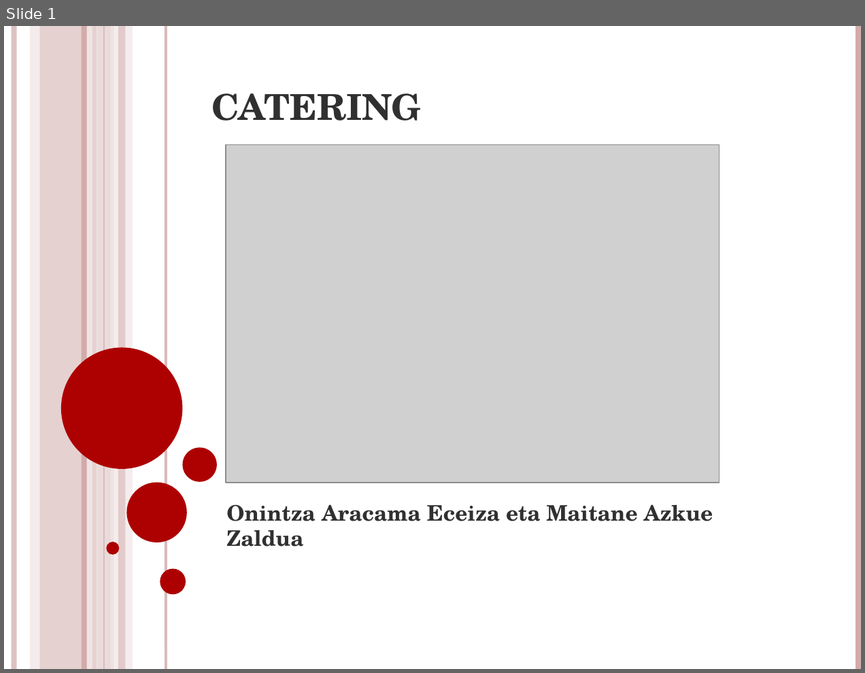
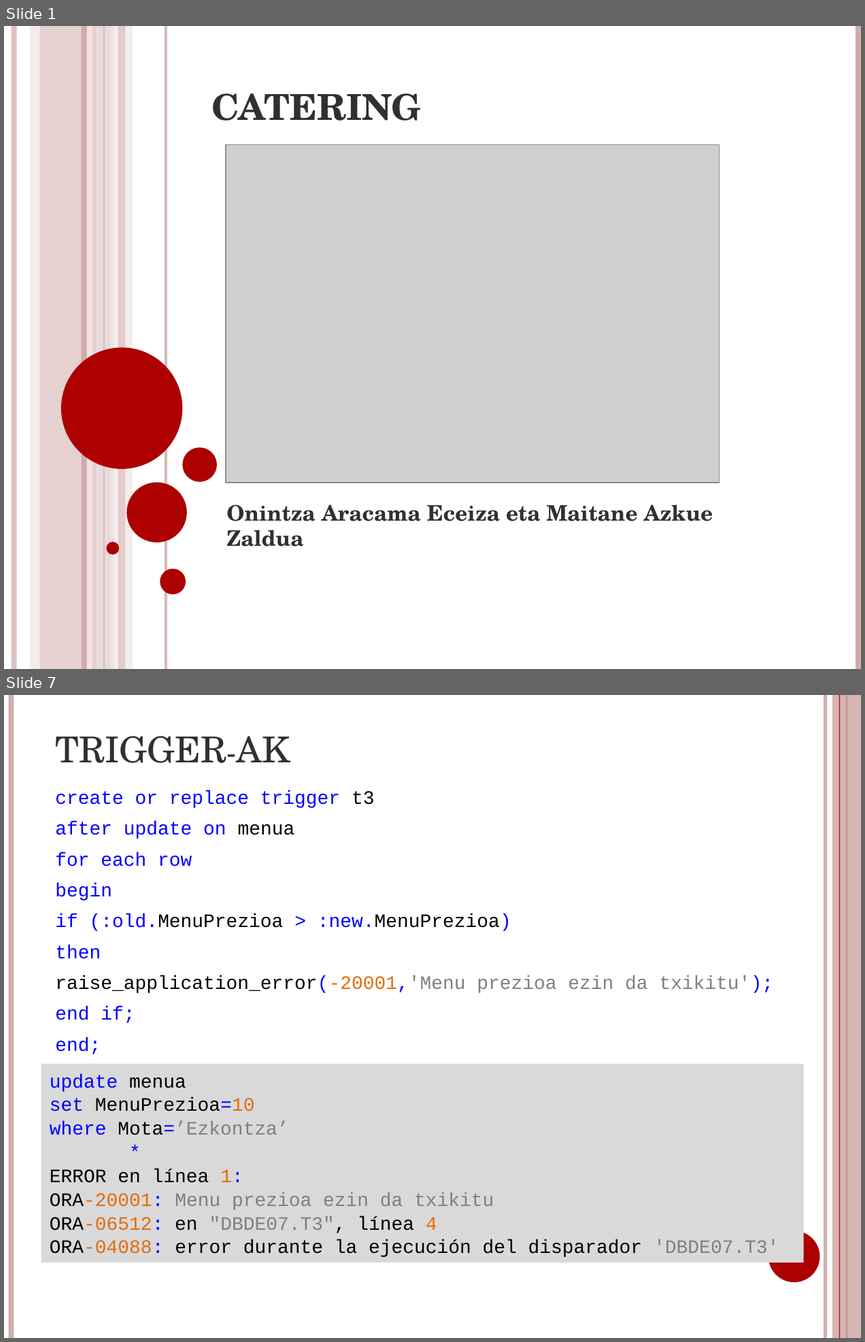
Before and after one commit to mazkue004/wso001m004, a slide deck: ikasleak/DBD/CATERING.pptx. Shown one above the other, each under a label of ours: slide 1 before the commit, slides 1 and 7 after it; the slides between them are not shown. The pictures are 865x673 and 865x1342 pixels, drawn with LibreOffice and Linux fonts; fonts in the diff are those of the drawing; grey boxes stand for pictures. Boxes give left, top, right and bottom in pixels: in the first picture for what was removed or moved away, otherwise in the second. Text is boxed around its words. In the diff, an @@ line names an element or a change of style, - is before the commit and + after.

```diff
--- a/ikasleak/DBD/CATERING.pptx
+++ b/ikasleak/DBD/CATERING.pptx
@@ slide 7 added at [4,695,861,1338], background #FFFFFF @@
@@ line added from (11, 695) to (11, 1338), #D3ABAB 4.5 pt @@
@@ line added from (825, 695) to (825, 1338), #D3ABAB 3 pt @@
@@ rectangle added at [832,695,861,1338], fill #D3ABAB at 87% opacity @@
@@ line added from (839, 695) to (839, 1338), #AD0101 0.75 pt @@
@@ line added from (847, 695) to (847, 1338), #AD0101 1.5 pt @@
@@ title added at [55,736,290,763], 30 pt, text #303030, small capitals @@
+TRIGGER-AK
@@ text added at [55,790,773,1054], 16 pt, text #0000FF @@
+create or replace trigger t3
+after update on menua
+for each row
+begin
+if (:old.MenuPrezioa > :new.MenuPrezioa)
+then
+raise_application_error(-20001,'Menu prezioa ezin da txikitu');
+end if;
+end;
@@ rectangle added at [41,1064,804,1262], fill #D9D9D9, 16 pt, text #000000 @@
+update menua
+set MenuPrezioa=10
+where Mota=’Ezkontza’
+*
+ERROR en línea 1:
+ORA-20001: Menu prezioa ezin da txikitu
+ORA-06512: en "DBDE07.T3", línea 4
+ORA-04088: error durante la ejecución del disparador 'DBDE07.T3'
@@ ellipse added at [768,1231,820,1282], fill #AD0101 @@
```
Also in this commit, not shown: 6 other slides added, 2 slides removed, 4 other files.
